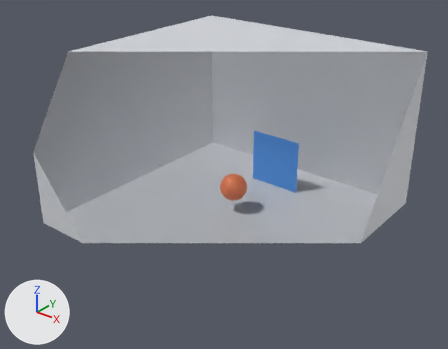
Before and after pictures for a commit that changed the glTF model examples/assets/ClothTear.glb.
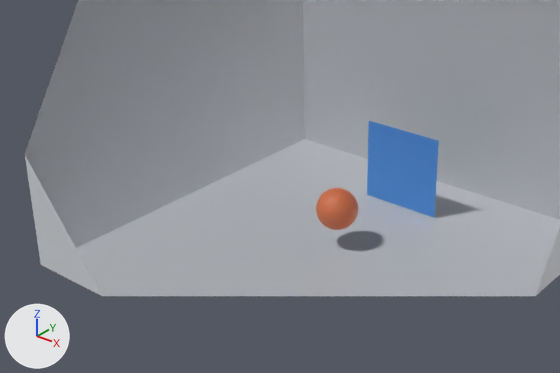
Each version is shown whole from a 50 mm lens placed at (11.78, -17.78, 10.74), pointed at (0.15, -3.24, 1.73), then close up on the part from 4% to 84% of the width and 15% to 84% of the height. Every picture has the same lights, and +X, +Y and +Z are marked at lower left. The older version's two pictures come first. Everything nearer to the camera than a plane just in front of the edit is cut away. Where no turn or scale is listed for an object, it has been applied to the vertices.

Before the edit, the objects in view are built like this:
```python
me_plane_003 = bpy.data.meshes.new('Plane.003')
me_plane_003.from_pydata(...)  # a box spanning x -4.53..4.53, y -4.53..4.53, z 0.0..5.57
me_plane_003.materials.append(mat_pmexportmaterial0)  # light grey #d7dadf
me_plane_004 = bpy.data.meshes.new('Plane.004')
me_plane_004.from_pydata(...)  # an icosphere of 320 faces spanning x -0.48..0.468, y -0.263..0.685, z 0.458..1.406
me_plane_004.materials.append(mat_pmexportmaterial1)  # orange #f68659
me_plane_005 = bpy.data.meshes.new('Plane.005')
me_plane_005.from_pydata(...)  # 1089 vertices, 2048 faces; spans x -1.94..0.06, y 0.0, z 0.0..2.0
me_plane_005.materials.append(mat_pmexportmaterial0_001)  # blue #59a2f6
ob_plane_003 = bpy.data.objects.new('Plane.003', me_plane_003)
ob_plane_003.location = (0.0, -2.72, -0.02)
ob_plane_004 = bpy.data.objects.new('Plane.004', me_plane_004)
ob_plane_004.location = (0.0, -2.72, -0.02)
ob_plane_005 = bpy.data.objects.new('Plane.005', me_plane_005)
ob_plane_005.location = (0.94, 0.0, 0.0)
```
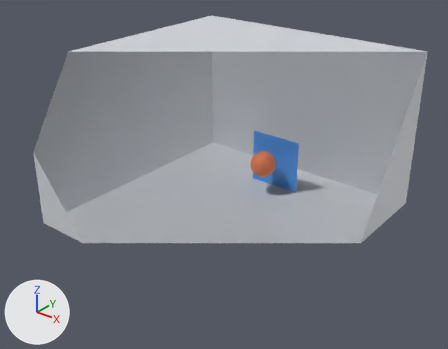
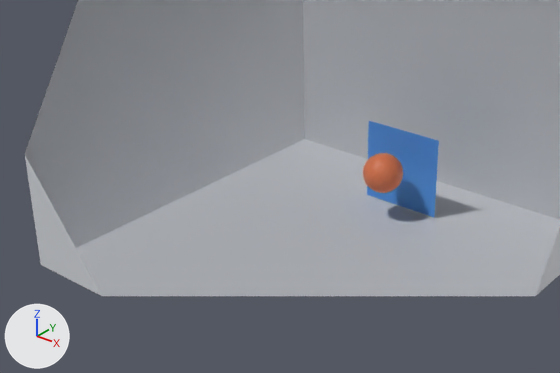
Pixel boxes (x1, y1, x2, y2) of what changed, in the close-ups (560 x 373 px):
```json
{"object": "Plane.004", "change": "moved", "before": [316, 188, 358, 230], "after": [363, 153, 403, 193]}
```

Edits to the scene script, one JSON object a line:
```json
{"op": "set", "path": "ob_plane_004.location", "old": "(0.0, -2.72, -0.02)", "new": "(0.0, -0.97, 0.23)"}
```
